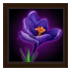
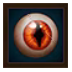
The second 72 × 72 image is a revision of the first. Changes to its layers:
added layer "Layer 15" above "Layer 14" over [left=9, top=9, right=62, bottom=62]
added layer "Layer 14" above "Layer 13" over [left=9, top=9, right=62, bottom=62]
hid "Layer 0 copy 3" over [left=9, top=9, right=63, bottom=62]
